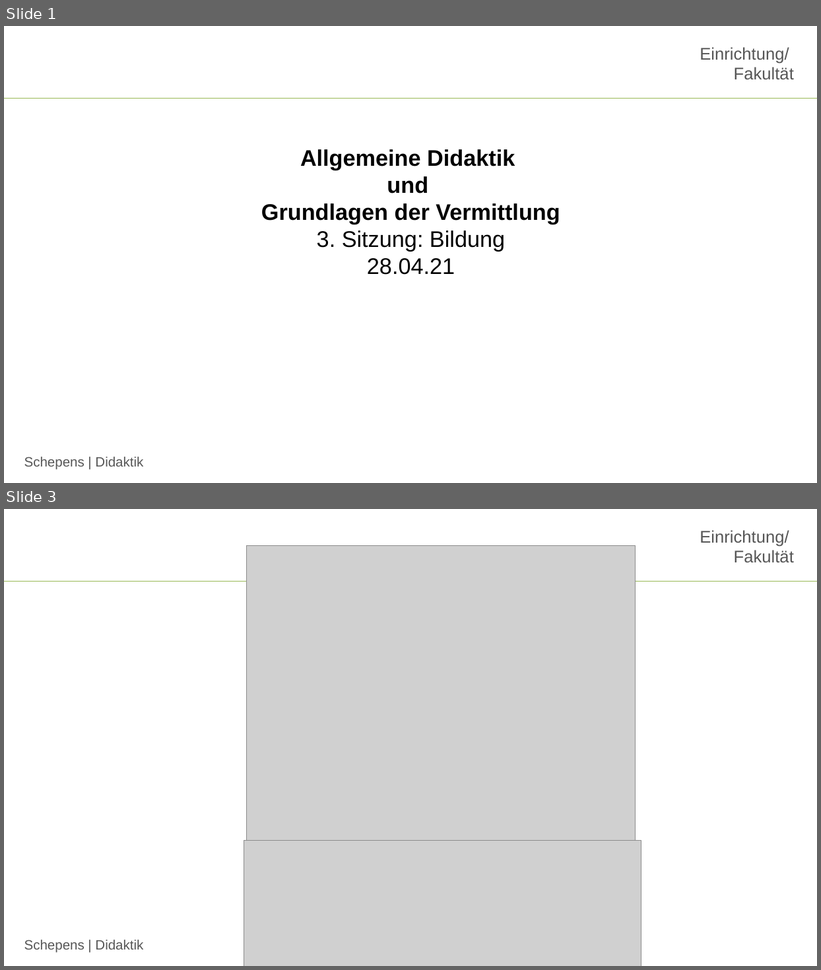
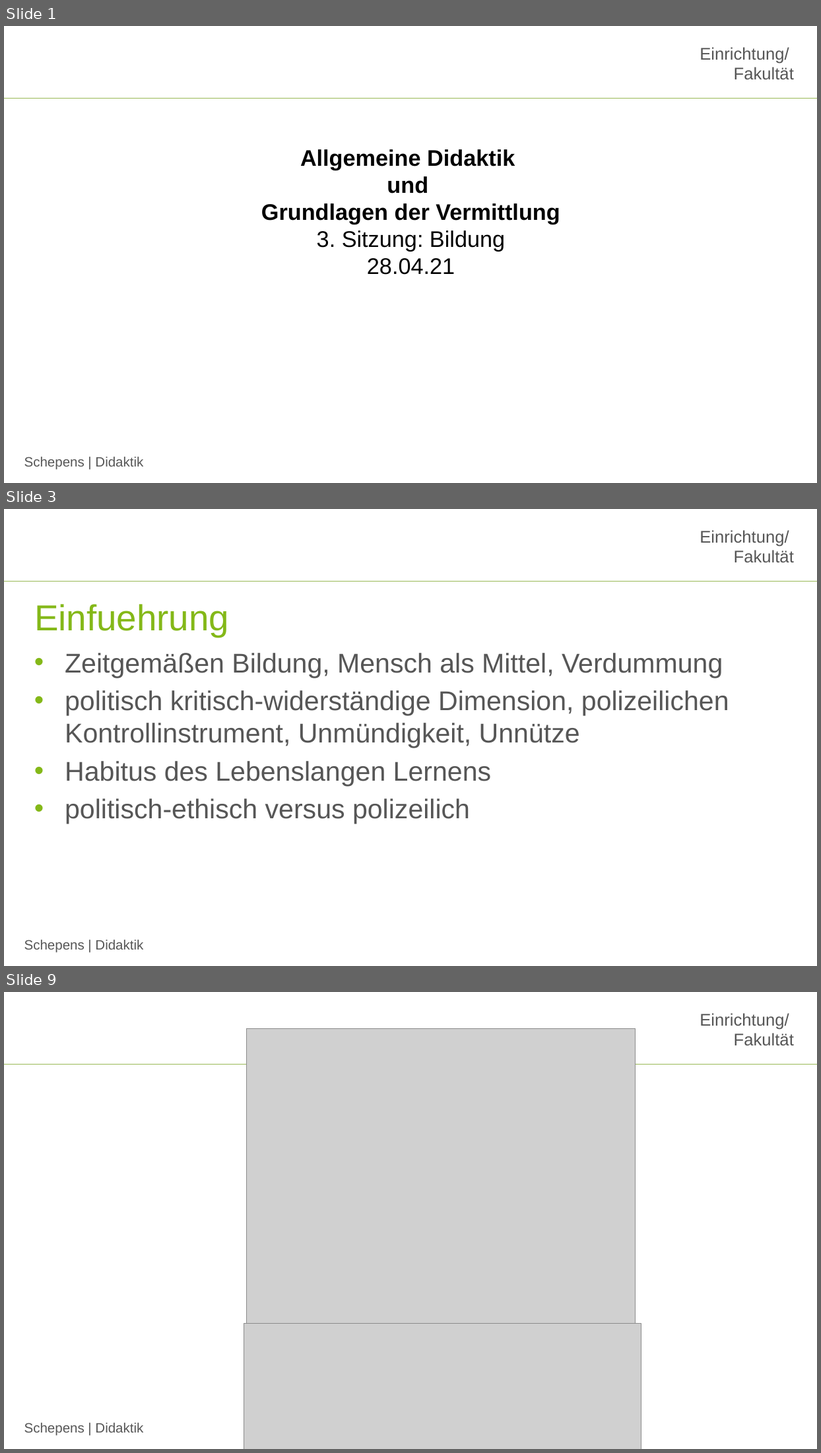
Before and after one commit to jobschepens/didakt22, a slide deck: folien/week3.pptx. Shown one above the other, each under a label of ours: slides 1 and 3 before the commit, slides 1, 3 and 9 after it; the slides between them are not shown. The pictures are 821x970 and 821x1453 pixels, drawn with LibreOffice and Linux fonts; fonts in the diff are those of the drawing; grey boxes stand for pictures; background and template pictures are left out. Boxes give left, top, right and bottom in pixels: in the first picture for what was removed or moved away, otherwise in the second. Text is boxed around its words. In the diff, an @@ line names an element or a change of style, - is before the commit and + after.

```diff
--- a/folien/week3.pptx
+++ b/folien/week3.pptx
@@ slide 3 added at (4, 509, 817, 966), background #FFFFFF; not listed: 3 template elements that a slide beside it also shows @@
@@ title added at (34, 604, 229, 637), 32 pt, text #84B818 @@
+Einfuehrung
@@ text added at (65, 653, 729, 824), 24 pt, text #565656 @@
+• Zeitgemäßen Bildung, Mensch als Mittel, Verdummung
+• politisch kritisch-widerständige Dimension, polizeilichen Kontrollinstrument, Unmündigkeit, Unnütze
+• Habitus des Lebenslangen Lernens
+• politisch-ethisch versus polizeilich
@@ what was slide 3 is now slide 9 @@
```
Also in this commit, not shown: 1 slide changed, 6 other slides added, 2 slides removed.
